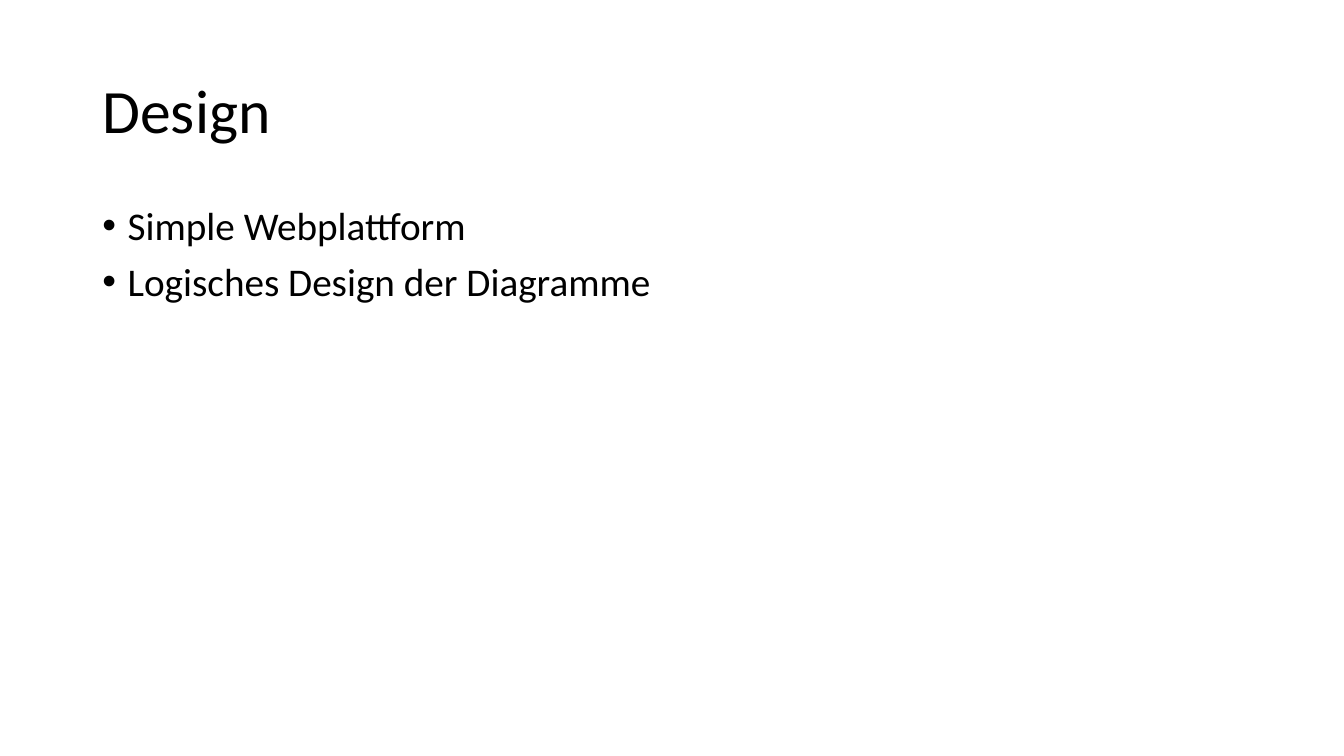
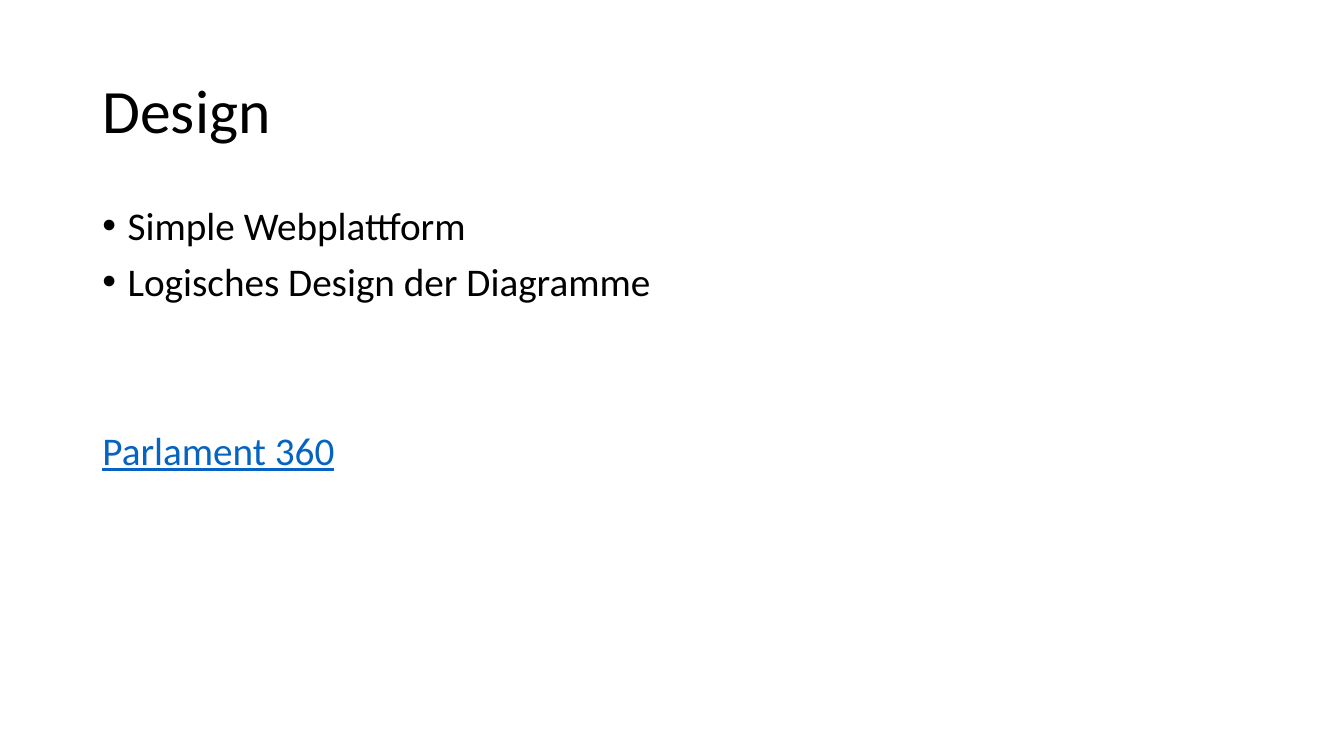
Before and after one commit to SteinChr/Parlament-360, a slide deck: slide 4 of Parlament 360.pptx. Drawn at 1344x756 pixels with LibreOffice and Linux fonts; fonts in the diff are those of the drawing. Boxes give left, top, right and bottom in pixels: in the first picture for what was removed or moved away, otherwise in the second. Text is boxed around its words. In the diff, an @@ line names an element or a change of style, - is before the commit and + after.

Commit message:
presentation modified (link to website)

```diff
--- a/Parlament 360.pptx
+++ b/Parlament 360.pptx
@@ text at (102, 437, 335, 471): paragraph added @@
+Parlament 360
```
